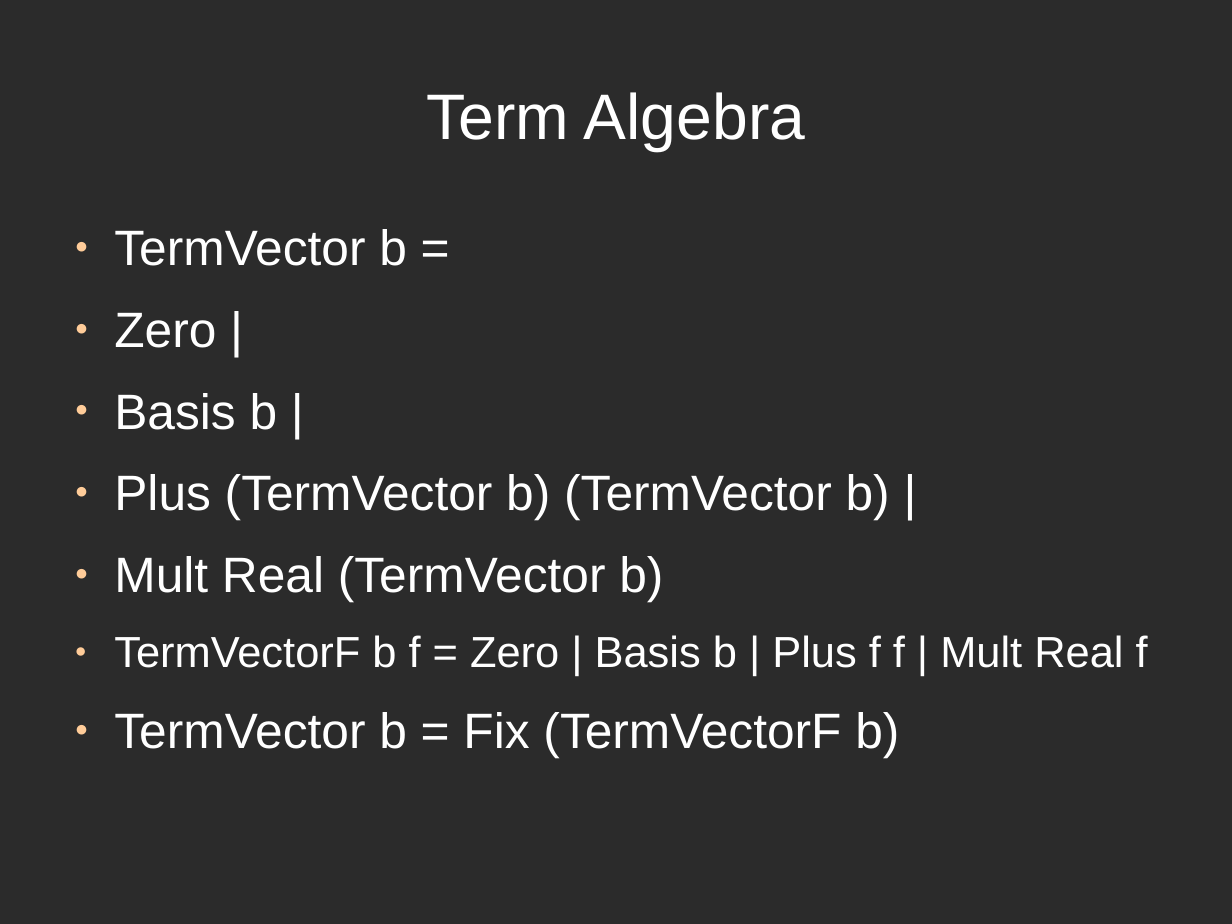
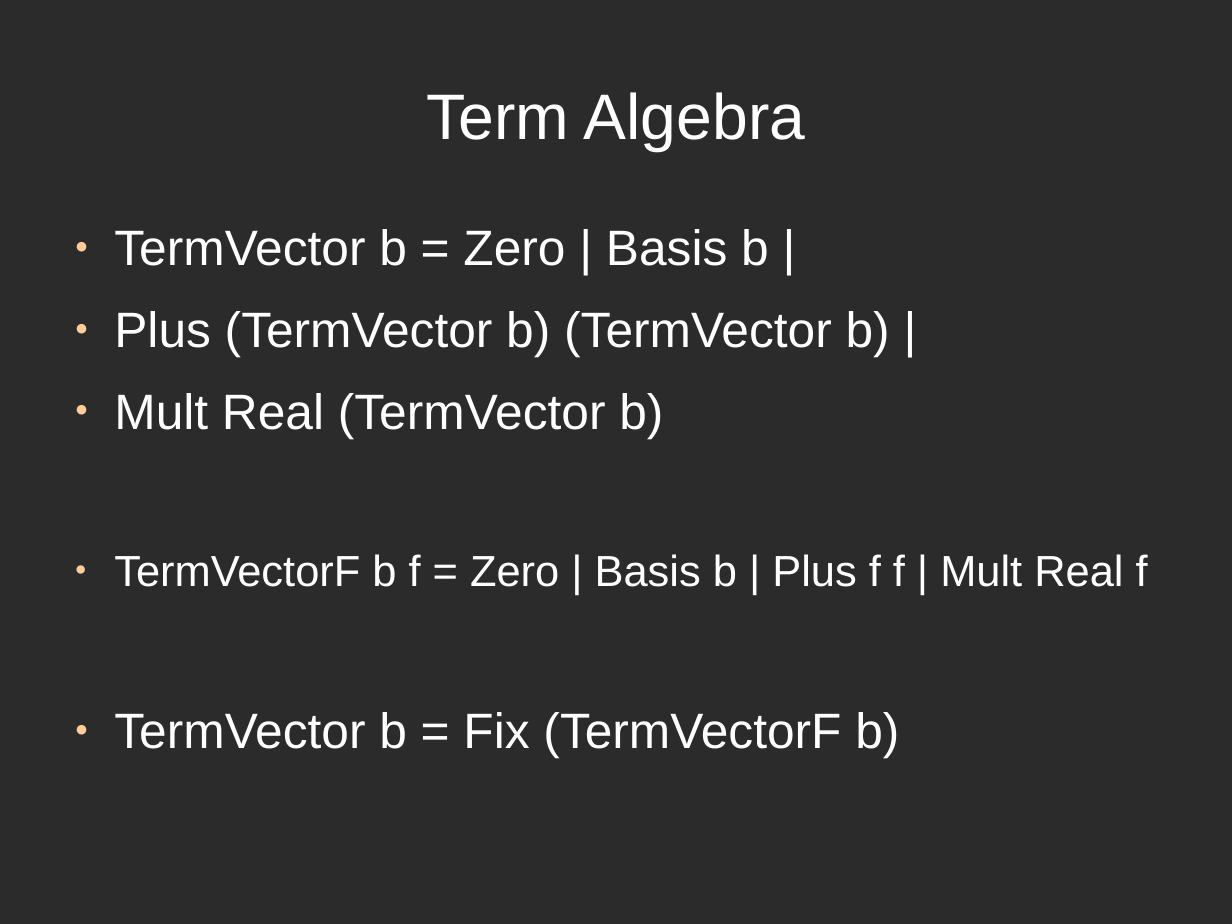
Before and after one commit to ThoughtWorksInc/DeepDarkFantasy, a slide deck: slide 27 of Talk.odp (slide 24 before the commit). Drawn at 1232x924 pixels with LibreOffice and Linux fonts; fonts in the diff are those of the drawing; background and template pictures are left out; a plain dark background stands for a picture behind light text. Boxes give left, top, right and bottom in pixels: in the first picture for what was removed or moved away, otherwise in the second. Text is boxed around its words. In the diff, an @@ line names an element or a change of style, - is before the commit and + after.

```diff
--- a/Talk.odp
+++ b/Talk.odp
@@ text at (x1=114, y1=229, x2=769, y2=266): text changed @@
-● TermVector b =
-● Zero |
-● Basis b |
+● TermVector b = Zero | Basis b |
```
Also in this commit, not shown: 16 other slides changed, 6 slides added, 1 slide removed.
